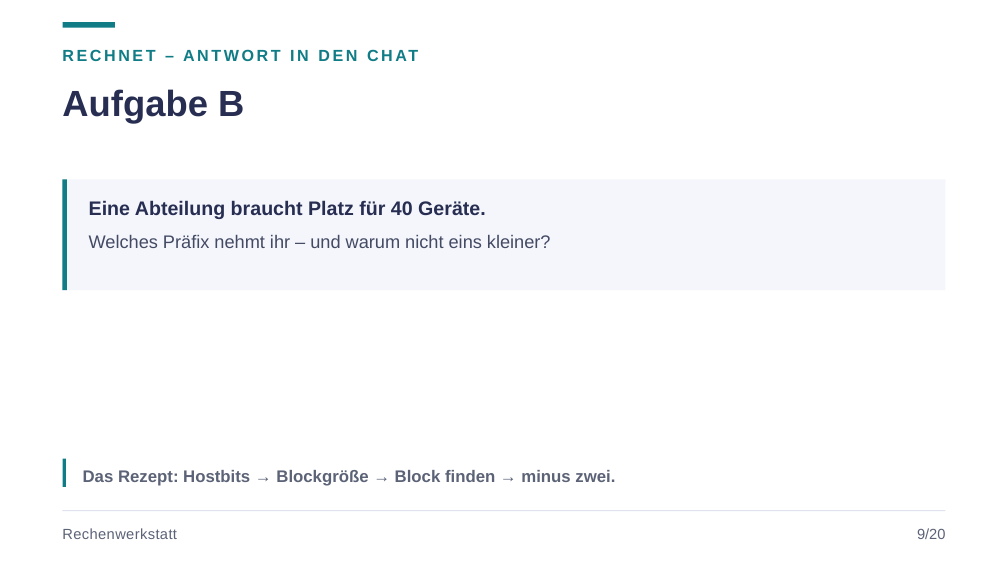
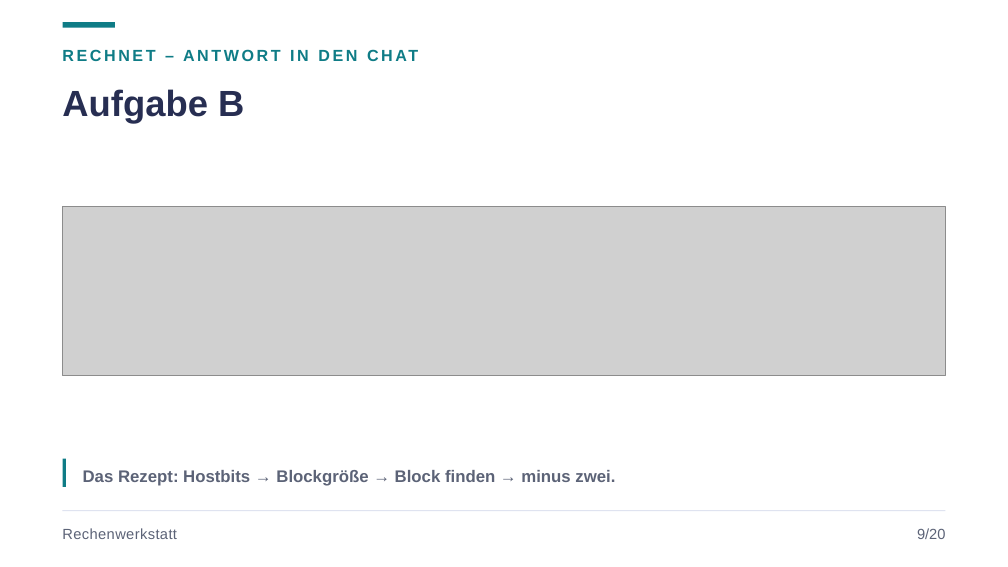
Before and after one commit to JacobMenge/kurs-unterlagen, a slide deck: slide 12 of folien/dist/02-adressierung-subnetting.pptx. Drawn at 1008x567 pixels with LibreOffice and Linux fonts; fonts in the diff are those of the drawing; grey boxes stand for pictures. Boxes give left, top, right and bottom in pixels: in the first picture for what was removed or moved away, otherwise in the second. Text is boxed around its words. In the diff, an @@ line names an element or a change of style, - is before the commit and + after.

```diff
--- a/folien/dist/02-adressierung-subnetting.pptx
+++ b/folien/dist/02-adressierung-subnetting.pptx
@@ rectangle removed at [62, 179, 946, 290] @@
@@ rectangle removed at [62, 179, 67, 290] @@
@@ picture added at [62, 207, 946, 376] @@
@@ text removed at [89, 200, 486, 219] @@
-Eine Abteilung braucht Platz für 40 Geräte.
@@ text removed at [89, 235, 551, 248] @@
-Welches Präfix nehmt ihr – und warum nicht eins kleiner?
```
Also in this commit, not shown: 5 other slides changed, 10 other files.
